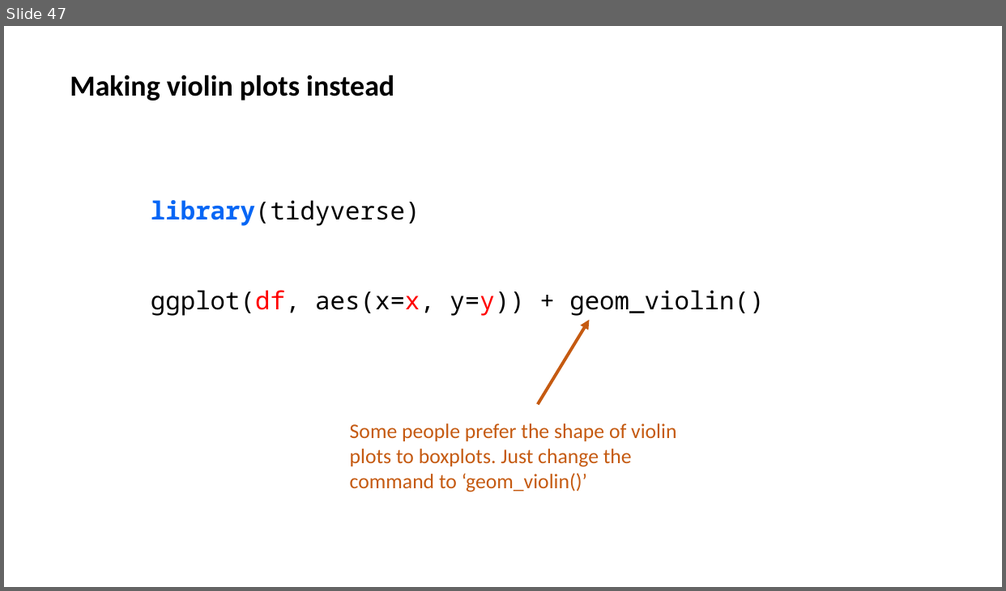
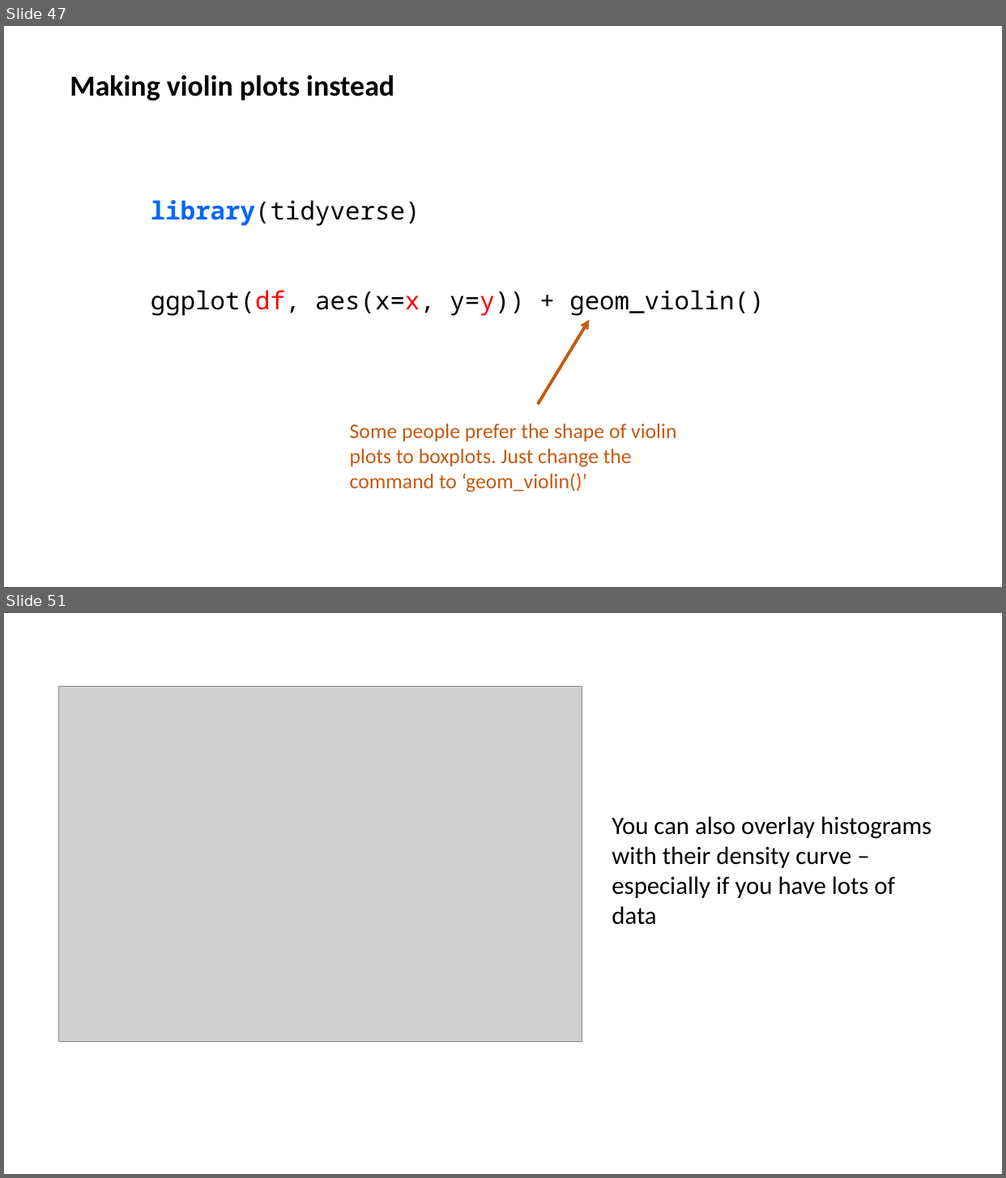
Before and after one commit to jalapic/PSY317L, a slide deck: slides/intro_ggplot2.pptx. Shown one above the other, each under a label of ours: slide 47 before the commit, slides 47 and 51 after it; the slides between them are not shown. The pictures are 1006x591 and 1006x1178 pixels, drawn with LibreOffice and Linux fonts; fonts in the diff are those of the drawing; grey boxes stand for pictures. Boxes give left, top, right and bottom in pixels: in the first picture for what was removed or moved away, otherwise in the second. Text is boxed around its words. In the diff, an @@ line names an element or a change of style, - is before the commit and + after.

```diff
--- a/slides/intro_ggplot2.pptx
+++ b/slides/intro_ggplot2.pptx
@@ slide 51 added at (4, 613, 1002, 1174), background #FFFFFF @@
@@ picture added at (58, 687, 582, 1042) @@
@@ text added at (612, 816, 931, 925), 24 pt, text #000000 @@
+You can also overlay histograms with their density curve – especially if you have lots of data
```
Also in this commit, not shown: 10 other slides added, 2 slides removed, 2 other files.
